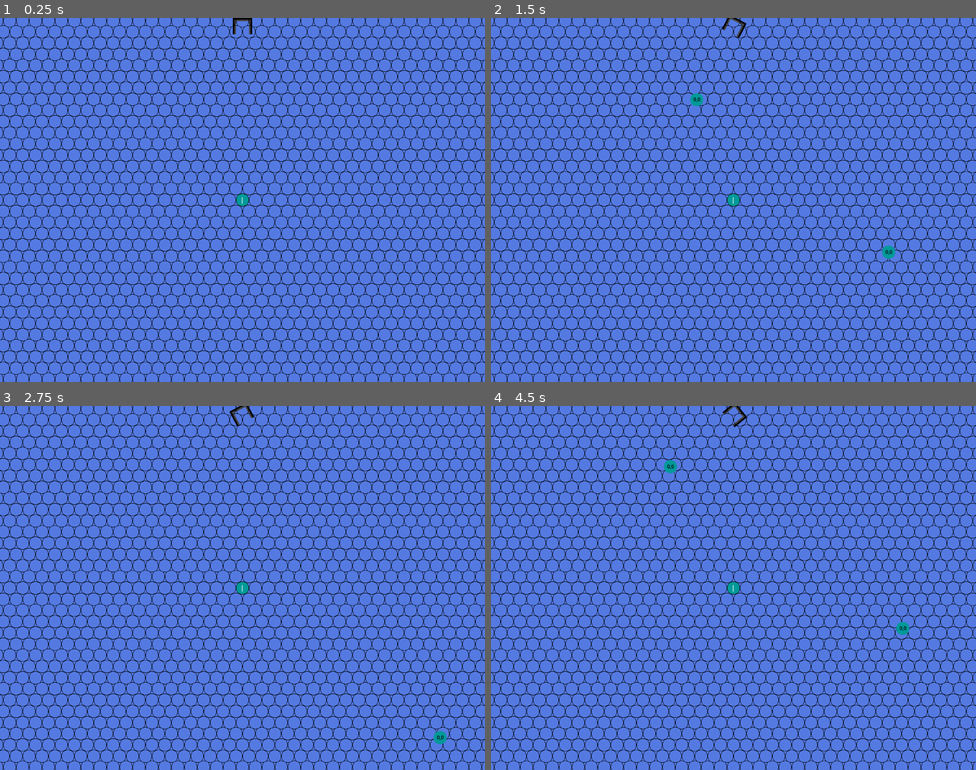
Above: before the commit, frames 1-4 (two rows, left to right).
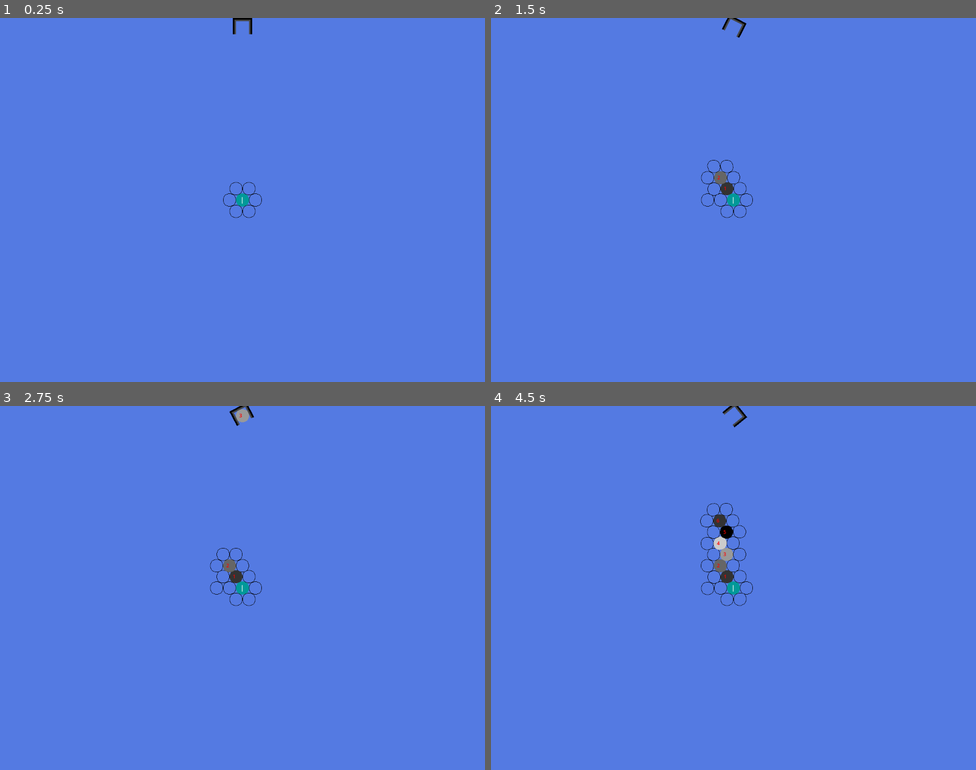
Above: after the commit, the same moments.

Repository: almostNathan/BubbleSpinnerRoguelike
Game: Godot game, scene res://main_arena.tscn
The game is run twice, just before and just after one commit, with the same random seed, the same clock (stepped at 60 frames per second) and the same inputs.
Inputs (mouse positions are in pixels of both pictures, inside the frame that each line leads up to):
- Up to frame 1 (0.25 s): no input
- Up to frame 2 (1.5 s): tap Enter at 0.5 s; move the mouse to (840, 181) at 0.52 s; press the mouse at (840, 181) at 0.53 s; move the mouse to (636, 218) at 1.27 s; release the mouse at (636, 218) at 1.28 s; click (636, 218) at 1.35 s
- Up to frame 3 (2.75 s): move the mouse to (291, 507) at 2.02 s; press the mouse at (291, 507) at 2.03 s
- Up to frame 4 (4.5 s): move the mouse to (709, 660) at 2.77 s; release the mouse at (709, 660) at 2.78 s; click (709, 660) at 2.85 s; move the mouse to (879, 642) at 3.52 s; press the mouse at (879, 642) at 3.53 s; move the mouse to (588, 533) at 4.27 s; release the mouse at (588, 533) at 4.28 s; click (588, 533) at 4.35 s

The runs differ from the first frame. In frame 1, 19% of the frame differs, in the area x 0-100%, y 0-100%; in frame 2, 19%; in frame 3, 19%; in frame 4, 19%.

Commit message:
working on launcher

Diff:
--- a/Scenes/ball_grid_slot.tscn
+++ b/Scenes/ball_grid_slot.tscn
@@ -7,4 +7,5 @@
 script = ExtResource("1_x7o2b")
 
 [node name="Sprite2D" type="Sprite2D" parent="."]
+visible = false
 texture = ExtResource("2_811my")
--- a/Scenes/base_ball.tscn
+++ b/Scenes/base_ball.tscn
@@ -8,7 +8,7 @@
 
 [sub_resource type="LabelSettings" id="LabelSettings_8jf2s"]
 font_size = 12
-font_color = Color(0, 0, 0, 1)
+font_color = Color(1, 0, 0, 1)
 
 [node name="BaseBall" type="Node2D"]
 script = ExtResource("1_8jf2s")
@@ -26,7 +26,7 @@
 offset_top = -9.0
 offset_right = 14.0
 offset_bottom = 14.0
-text = "0,0"
+text = "0"
 label_settings = SubResource("LabelSettings_8jf2s")
 
 [connection signal="area_entered" from="Area2D" to="." method="_on_area_2d_area_entered"]
--- a/Scripts/ball_grid_manager.gd
+++ b/Scripts/ball_grid_manager.gd
@@ -30,21 +30,25 @@
 		# determine which slot is the closest to the ball.
 		if shot_ball.position.distance_to(grid_slot_dict[slot].get_current_position()) < shot_ball.position.distance_to(grid_slot_dict[closest_position].get_current_position()):
 			closest_position = slot
+
+	grid_slot_dict[closest_position].set_ball_in_slot(shot_ball)
+
 	#
 	# Determine rotation value
 	# use Ball movement vector.
 	# find tangential vector of the movement.
 	#
 
-	print('shot_ball movement_direction Vector ',shot_ball.movement_direction)
-	print("ballgridmanager, angle from collision ", collided_ball.position.angle_to(shot_ball.movement_direction))
-	var base_rotation_value = collided_ball.position.angle_to(shot_ball.movement_direction)
+	var direction_to_center : Vector2 = shot_ball.global_position.direction_to(self.position)
+	var force_angle : float = direction_to_center.angle_to(shot_ball.movement_direction)
+	var force_value : float = shot_ball.speed / 1500
 
-	var rotation_tween = self.create_tween()
-	rotation_tween.tween_property(self, 'rotation', self.rotation + base_rotation_value/4, .3)
+	var rotation_tween : Tween = self.create_tween()
+	rotation_tween.set_trans(Tween.TRANS_QUART)
+	rotation_tween.set_ease(Tween.EASE_OUT)
+	rotation_tween.tween_property(self, 'rotation', self.rotation + (-sin(force_angle) * force_value), 1)
 
-	grid_slot_dict[closest_position].set_ball_in_slot(shot_ball)
-	shot_ball.set_label(closest_position)
+
 	update_available_positions()
 
 func set_up_grid_locations():
--- a/Scripts/ball_grid_slot.gd
+++ b/Scripts/ball_grid_slot.gd
@@ -40,7 +40,8 @@
 func set_ball_in_slot(new_ball : BaseBall):
 	ball_in_slot = new_ball
 	var ball_position_tween = ball_in_slot.create_tween()
-	ball_position_tween.tween_property(ball_in_slot, 'position', get_current_position(), .01)
+	ball_position_tween.set_ease(Tween.EASE_OUT)
+	ball_position_tween.tween_property(ball_in_slot, 'position', get_current_position(), .05)
 	#ball_in_slot.position  = get_current_position()
 	is_available = false
 
@@ -66,6 +67,8 @@
 	if !ball_in_slot:
 		is_available = true
 		is_active = true
+		$Sprite2D.visible = true
 
 func make_unavailable():
 	is_available = false
+	$Sprite2D.visible = false
--- a/Scripts/base_ball.gd
+++ b/Scripts/base_ball.gd
@@ -6,20 +6,30 @@
 
 @export var color = Color(0,.6,.6,1)
 
-var speed : float = 1500
+var speed : float = 500
 var movement_direction : Vector2 = Vector2(0,0)
 var collided = false
 
+var active = true
+var timekeeper = 0.0
 func _ready():
 	sprite.modulate = color
 
-func set_label(ball_pos: Vector2i):
-	$Label.text = str(int(ball_pos.x)) + "," + str(int(ball_pos.y))
+#func set_label(ball_pos: Vector2i):
+	#$Label.text = str(int(ball_pos.x)) + "," + str(int(ball_pos.y))
+func set_label(ball_num : String) -> void:
+	$Label.text = ball_num
 
 func _physics_process(delta: float) -> void:
-	self.position += movement_direction * speed * delta
+	if active:
+		self.position += movement_direction * speed * delta
+		timekeeper += delta
+		if timekeeper > 1:
+			print("base_ball current position: ", self.global_position)
+			timekeeper -= 1
 
 func set_movement_direction(new_movement_direction : Vector2):
+	print("base_ball set_movement_direction: ", new_movement_direction)
 	self.movement_direction = new_movement_direction.normalized()
 
 
@@ -42,3 +52,9 @@
 
 func change_movement_direction(change_vector : Vector2):
 	self.movement_direction *= change_vector
+
+func deactivate():
+	active = false
+
+func activate():
+	active = true
--- a/Scripts/launcher.gd
+++ b/Scripts/launcher.gd
@@ -1,2 +1,51 @@
 extends Node2D
 class_name Launcher
+
+var ball_queue : Array[BaseBall] = []
+
+var current_ball : BaseBall
+var balls_fired = 0
+var shot_balls : Array[BaseBall] = []
+
+func _ready() -> void:
+	reload_ball_queue()
+	load_next_ball()
+
+
+func load_ball(new_ball : BaseBall) -> void:
+	print("\nlauncher, loading next ball #", balls_fired)
+	current_ball = new_ball
+	current_ball.set_label(str(balls_fired))
+	balls_fired += 1
+	current_ball.position = self.position
+
+	current_ball.deactivate()
+	self.add_sibling(current_ball)
+
+
+
+func reload_ball_queue() -> void:
+	for i in range(5):
+		var new_ball = preload("res://Scenes/base_ball.tscn").instantiate()
+		new_ball.color = Color(i/5.0, i/5.0, i/5.0, 1)
+		ball_queue.append(new_ball)
+
+
+func _physics_process(delta: float) -> void:
+	rotation = global_position.angle_to_point(get_global_mouse_position()) - PI/2
+
+func load_next_ball():
+	if ball_queue.is_empty():
+		print("launcher reloading")
+		reload_ball_queue()
+	load_ball(ball_queue.pop_front())
+
+func fire_launcher():
+	print("launcher balls in queue: ", len(ball_queue))
+	current_ball.set_movement_direction(current_ball.global_position.direction_to(get_global_mouse_position()))
+	current_ball.activate()
+	#shot_balls.append(current_ball)
+
+	#for i in range(len(shot_balls)):
+		#print("launcher ball position #", i, " ", shot_balls[i].position)
+	load_next_ball()
--- a/Scripts/start_point.gd
+++ b/Scripts/start_point.gd
@@ -1,2 +1,7 @@
 extends BaseBall
 class_name StartPoint
+
+
+
+func _physics_process(delta: float) -> void:
+	pass
--- a/main_arena.gd
+++ b/main_arena.gd
@@ -18,11 +18,4 @@
 
 func _input(event: InputEvent) -> void:
 	if event.is_action_pressed('left_click'):
-		var new_ball = preload("res://Scenes/base_ball.tscn").instantiate()
-		new_ball.position = launcher.position
-		new_ball.set_movement_direction(launcher.global_position.direction_to(get_global_mouse_position()))
-		self.add_child(new_ball)
-
-
-func _physics_process(delta: float) -> void:
-	launcher.rotation = launcher.global_position.angle_to_point(get_global_mouse_position()) - PI/2
+		launcher.fire_launcher()
--- a/project.godot
+++ b/project.godot
@@ -11,7 +11,7 @@
 [application]
 
 config/name="BubbleSpinnerRoguelike"
-run/main_scene="uid://b75l6lph5nhge"
+run/main_scene="res://main_arena.tscn"
 config/features=PackedStringArray("4.4", "Forward Plus")
 config/icon="res://icon.svg"
 
